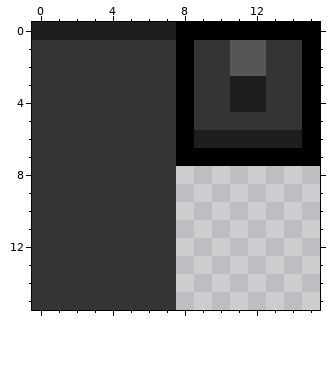
Pixel-art file -- Assets/Art/tiles/tiles.ase. That is the earlier state.
16x16 pixels, 1 frame.
After the commit:
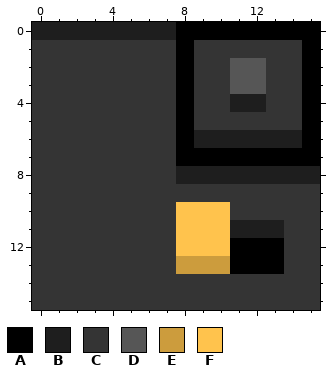
Palette (. is transparent): A #000000  B #1e1e1e  C #343434  D #565656  E #cc9c3d  F #ffc34d
Edits made:
There is now colour A in rows 12 to 13 at x 11 to 13.
There is now colour B in row 8 at x 8 to 15; in row 11 at x 11 to 13.
There is now colour C in row 9 at x 8 to 15; in row 10 at x 11 to 15; in rows 11 to 13 at x 14 to 15; in rows 14 to 15 at x 8 to 15.
The edit turns colour D into colour C in row 1 at x 11 to 12.
The edit turns colour B into colour D in row 3 at x 11 to 12.
There is now colour E in row 13 at x 8 to 10.
There is now colour F in rows 10 to 12 at x 8 to 10.
